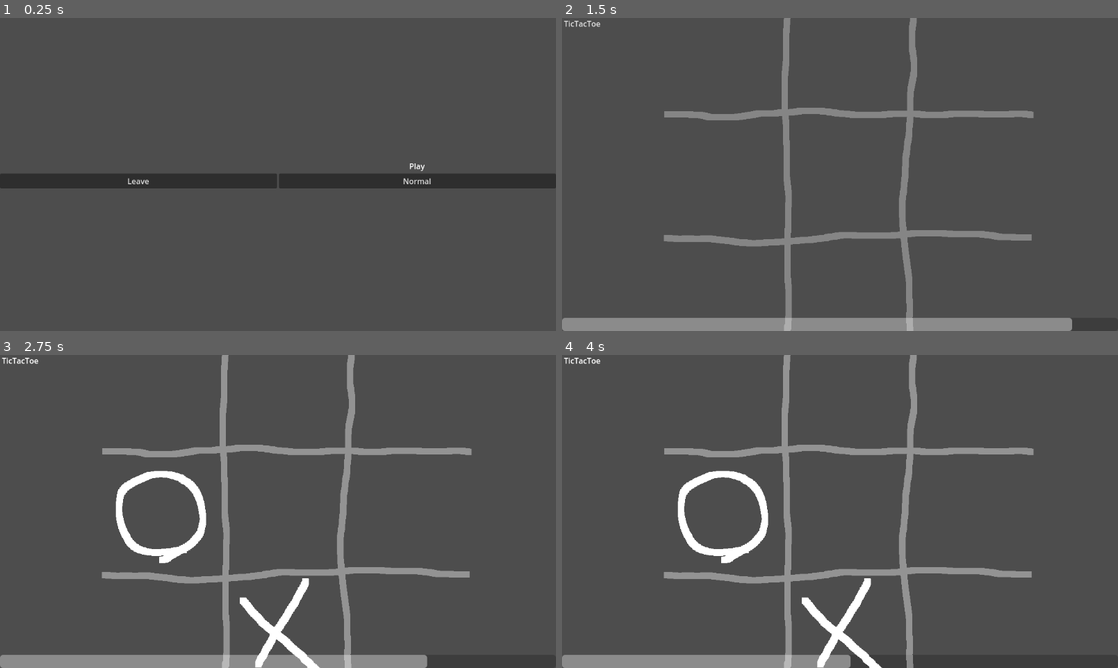
Above: before the commit, frames 1-4 (two rows, left to right).
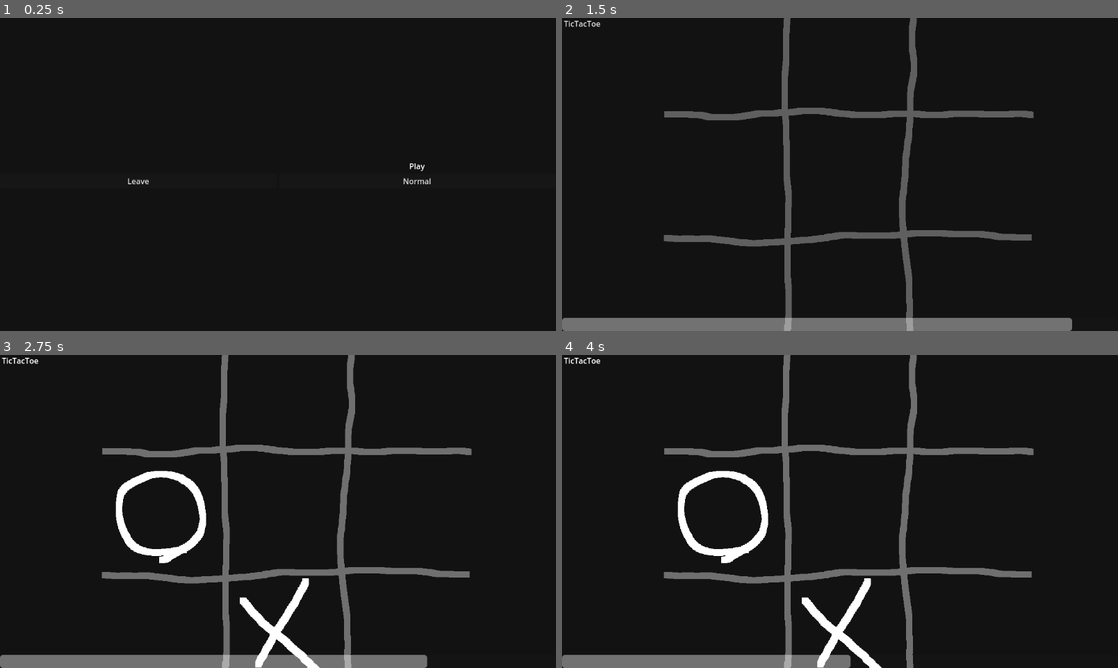
Above: after the commit, the same moments.

Repository: Lipatant/CasualTryhard
Game: Godot game, scene res://src/Scenes/SceneManager.tscn
Two runs of this game, one before a commit and one after it. Both use one fixed random seed, a clock stepped at 60 frames per second and the inputs below.
Inputs (mouse positions are in pixels of both pictures, inside the frame that each line leads up to):
- Up to frame 1 (0.25 s): no input
- Up to frame 2 (1.5 s): click "Normal" at 0.5 s; move the mouse to (962, 158) at 1.27 s; click (962, 158) at 1.42 s
- Up to frame 3 (2.75 s): move the mouse to (166, 527) at 2.02 s; click (166, 527) at 2.17 s
- Up to frame 4 (4 s): move the mouse to (895, 442) at 2.77 s; click (895, 442) at 2.92 s; move the mouse to (812, 574) at 3.52 s; click (812, 574) at 3.67 s

The runs differ from the first frame. In frame 1, 95% of the frame differs, in the area x 0-100%, y 0-100%; in frame 2, 100%; in frame 3, 98%; in frame 4, 98%.

Commit message:
feat: changing the background size to a very dark gray

Diff:
--- a/project.godot
+++ b/project.godot
@@ -24,3 +24,4 @@
 textures/canvas_textures/default_texture_filter=0
 renderer/rendering_method="gl_compatibility"
 renderer/rendering_method.mobile="gl_compatibility"
+environment/defaults/default_clear_color=Color(0.0705882, 0.0705882, 0.0705882, 1)
